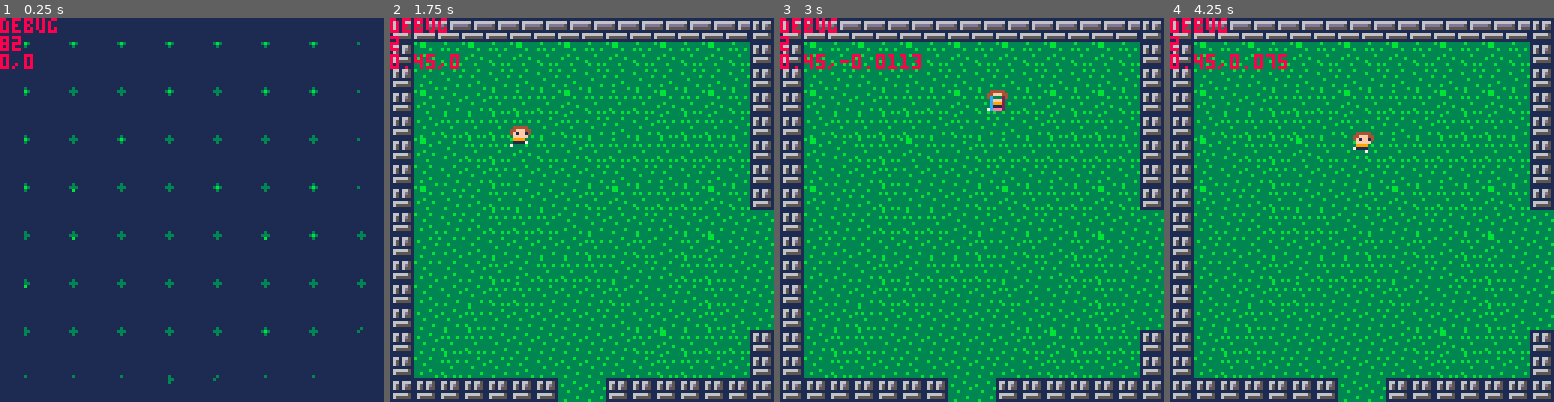
Above: before the commit, frames 1-4 (left to right).
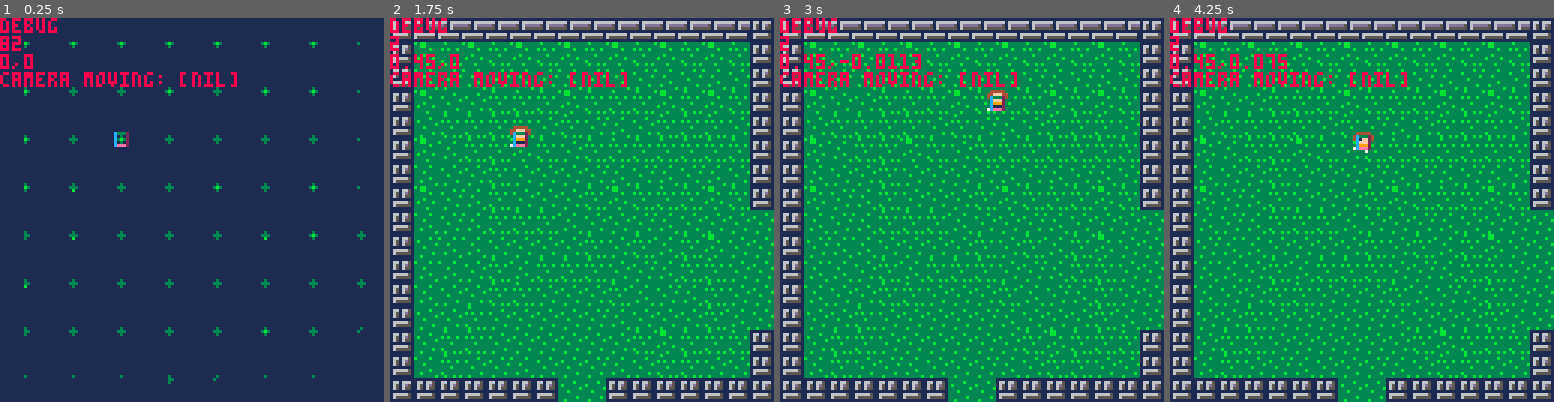
Above: after the commit, the same moments.

Repository: Zerk4112/cutemup
Game: PICO-8 cartridge cutemup.p8
Two runs of this game, one before a commit and one after it. Both use one fixed random seed, a clock stepped at 60 frames per second and the inputs below.
Inputs:
- Up to frame 1 (0.25 s): no input
- Up to frame 2 (1.75 s): tap X (X key) at 0.33, 1.07 s; tap O (Z key) at 0.7, 1.7 s; hold Right from 1.6 s (still down)
- Up to frame 3 (3 s): tap X (X key) at 1.85, 2.97 s; release Right at 2.1 s; tap O (Z key) at 2.1, 2.5, 2.9 s; hold Up 2.15-2.42 s; hold Right from 2.47 s (still down)
- Up to frame 4 (4.25 s): release Right at 3.03 s; hold Left 3.08-3.58 s; tap O (Z key) at 3.3, 3.7, 4.1 s; hold Down 3.63-3.97 s; hold Right from 4.02 s (still down); tap X (X key) at 4.08 s

The runs differ from the first frame. In frame 1, 1.1% of the frame differs, in the area x 0-62%, y 14-34%; in frame 2, 1.1%; in frame 3, 1.0%; in frame 4, 1.1%.

Commit message:
Create Debug Camera Moving Functionality I created a WIP routine that moves the camera to the proper map tile List - Modicum of Effort - Updated "update_camera" to run "move_camera" when needed and to update the position of the camera based on the cament.pos.* values. - Created the "move_camera" function which moves the camera in a certain direction depending upon a given x/y coordinates. - Implemented a coroutine within move_camera to smoothly update the camera when needed without effecting performance. - Moved player movement controls from "move_entity" to "update_controls" - Renamed a few functions to make their names a little shorter Notes

Diff:
--- a/cutemup.p8
+++ b/cutemup.p8
@@ -31,7 +31,7 @@
 	if (current_scene~=nil and current_scene.update~=nil) current_scene:update()
 	manage_routines()
 	for i, p in pairs(players) do
-		sys_ent__update_coll(p)
+		update_coll_box(p)
 		-- sys_ent__coll_check(p)
 	end
 end
@@ -40,11 +40,14 @@
     cls()
 	if (current_scene~=nil and current_scene.draw~=nil) current_scene:draw()
 	manage_routines(aroutines)
-
+	for p in all(players) do
+		if (p.act) draw_coll_box(p.coll_box)
+	end
 	print('debug', cament.pos.x,cament.pos.y,8)
 	print(#aroutines)
 	-- print(#players..' players: ')
 	print(players[1].mot.dx..","..players[1].mot.dy)
+	print('camera moving: '..tostr(cament.moving))
 
 end
 
@@ -79,6 +82,13 @@
 end
 
 function update_controls(p)
+	--when the user tries to move,
+	--we only add the acceleration
+	--to the current speed.
+	if (btn(0,p.pid)) p.mot.dx-=p.mot.a
+	if (btn(1,p.pid)) p.mot.dx+=p.mot.a
+	if (btn(2,p.pid)) p.mot.dy-=p.mot.a
+	if (btn(3,p.pid)) p.mot.dy+=p.mot.a
 	if (btn(4, p.pid)) printh('z button pressed')
 	if (btn(5, p.pid)) printh('x button pressed')
 end
@@ -169,7 +179,7 @@
 	-- 	end
 	-- end
 	p.behavior=create_timer(function()
-		sys_ent__update_coll(p)
+		update_coll_box(p)
 		sys_ent__coll_check(p)
 		move_entity(p)
 		-- yield()
@@ -528,7 +538,7 @@
 		end
 		gsp()
 
-		if (e.act) draw_entity(e,animi)  sys_ent__draw_coll(e.coll_box)
+		if (e.act) draw_entity(e,animi)
 
 		if (e.prev_tab ~= e.sprtab) animi=1 animpos=true
 
@@ -560,13 +570,7 @@
 function move_entity(p)
 	p.context_show=false
 
-	--when the user tries to move,
-	--we only add the acceleration
-	--to the current speed.
-	if (btn(0,p.pid)) p.mot.dx-=p.mot.a
-	if (btn(1,p.pid)) p.mot.dx+=p.mot.a
-	if (btn(2,p.pid)) p.mot.dy-=p.mot.a
-	if (btn(3,p.pid)) p.mot.dy+=p.mot.a
+
 	--if we acceleration keeps
 	--getting added, they will just
 	--speed up forever. so we need
@@ -685,13 +689,15 @@
 
 function draw_stage1()
 	map(0,0,0,0,32,32)
-	-- if (cament~=nil) sys_ent__draw_coll(cament.coll_box)
 end
 
 function update_stage1()
 
 	for i, p in pairs(players) do
-		if (p.act) move_entity(p) update_controls(p)
+		if p.act then
+			update_controls(p)
+			if (not cament.moving) move_entity(p)
+		end
 	end
 	update_camera()
 end
@@ -700,12 +706,56 @@
 -->8
 -- camera code
 
-
+function move_camera(newx,_newy)
+	newy = _newy or cament.pos.y
+	cament.moving = true
+	local tdst=2
+	local a = aget(newx,newy,cament.pos.x,cament.pos.y)
+	cament.mot.dx-=cos(a)
+	cament.mot.dy-=sin(a)
+	local newr = create_timer(function()
+		while tdst>1 do
+			tdst = dst_basic(newx,newy,cament.pos.x,cament.pos.y)
+			printh('newx: '..newx)
+			printh('newy: '..newy)
+			printh(cament.mot.dx)
+			printh(cament.mot.dy)
+			printh('a: '..a)
+
+
+			cament.pos.x+=cament.mot.dx*(tdst/6)
+			cament.pos.y+=cament.mot.dy*(tdst/6)
+			players[1].pos.x+=cament.mot.dx*0.3
+			players[1].pos.y+=cament.mot.dy*0.3
+
+			yield()
+		end
+		cament.pos.x = newx
+		cament.pos.y = newy
+		cament.mot.dx=0
+		cament.mot.dy=0
+		cament.moving=false
+	end,1)
+	add(routines, newr)
+end
 
 function update_camera()
+	local p1p = players[1].pos
+	local x,y,w,h = p1p.x,p1p.y,p1p.w,p1p.h
+	if not cament.moving then
+		if x < cament.pos.x then
+			move_camera(cament.pos.x-128)
+		elseif x+w > cament.pos.x+127 then
+			move_camera(cament.pos.x+128)
+		end
+
+		if y < cament.pos.y then
+			move_camera(cament.pos.x,cament.pos.y-128)
+		elseif y+h > cament.pos.y+127 then
+			move_camera(cament.pos.x,cament.pos.y+128)
+		end
+	end
 	camera(cament.pos.x,cament.pos.y)
-
-
 end
 
 -->8
@@ -818,7 +868,7 @@
     return collide
 end
 
-function sys_ent__draw_coll(coll_box)
+function draw_coll_box(coll_box)
     -- top
     line(coll_box.cx_l,coll_box.cy_t,coll_box.cx_r,coll_box.cy_t,3)
     --bottom
@@ -832,7 +882,7 @@
 
 end
 
-function sys_ent__update_coll(e)
+function update_coll_box(e)
     e.coll_box.cx_l = e.pos.x + e.coll_box.cx
     e.coll_box.cx_r = e.pos.x + e.coll_box.cx + e.coll_box.cw
     e.coll_box.cy_t = e.pos.y + e.coll_box.cy
